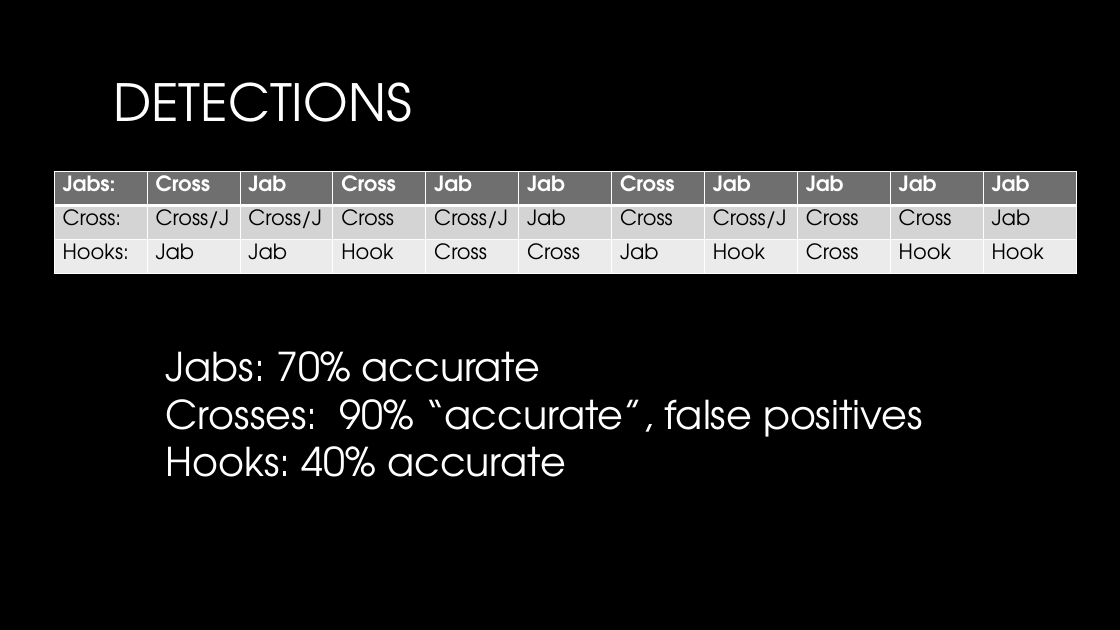
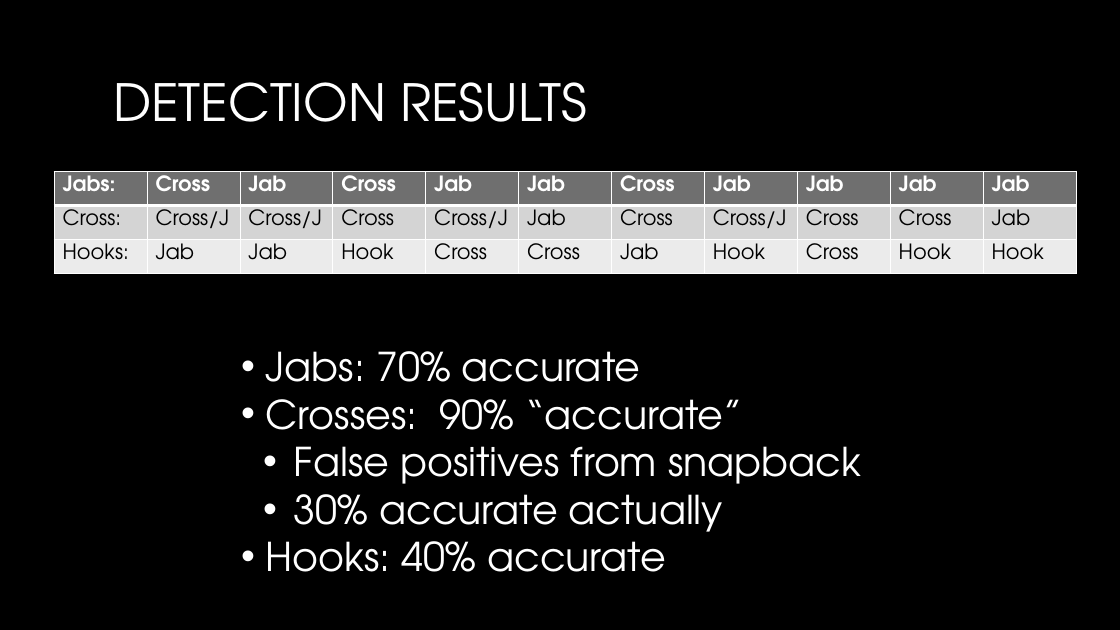
Before and after one commit to andrewdpham3/BoxingWearable, a slide deck: slide 9 of Boxing Wearable.pptx. Drawn at 1120x630 pixels with LibreOffice and Linux fonts; fonts in the diff are those of the drawing; background and template pictures are left out. Boxes give left, top, right and bottom in pixels: in the first picture for what was removed or moved away, otherwise in the second. Text is boxed around its words. In the diff, an @@ line names an element or a change of style, - is before the commit and + after.

```diff
--- a/Boxing Wearable.pptx
+++ b/Boxing Wearable.pptx
@@ title at [113,82,587,122]: text changed @@
-DETECTIONS
+DETECTION RESULTS
@@ text "Jabs: 70% accurate": place and size @@
-text "Jabs: 70% accurate" at [166,351,923,477]
+text "Jabs: 70% accurate" at [266,351,861,572]
@@ text at [266,351,666,572]: bullet none to • @@
@@ text at [266,399,861,542]: text changed @@
-Crosses: 90% “accurate”, false positives
+• Crosses: 90% “accurate”
+  • False positives from snapback
+  • 30% accurate actually
```
Also in this commit, not shown: 3 other slides changed.
